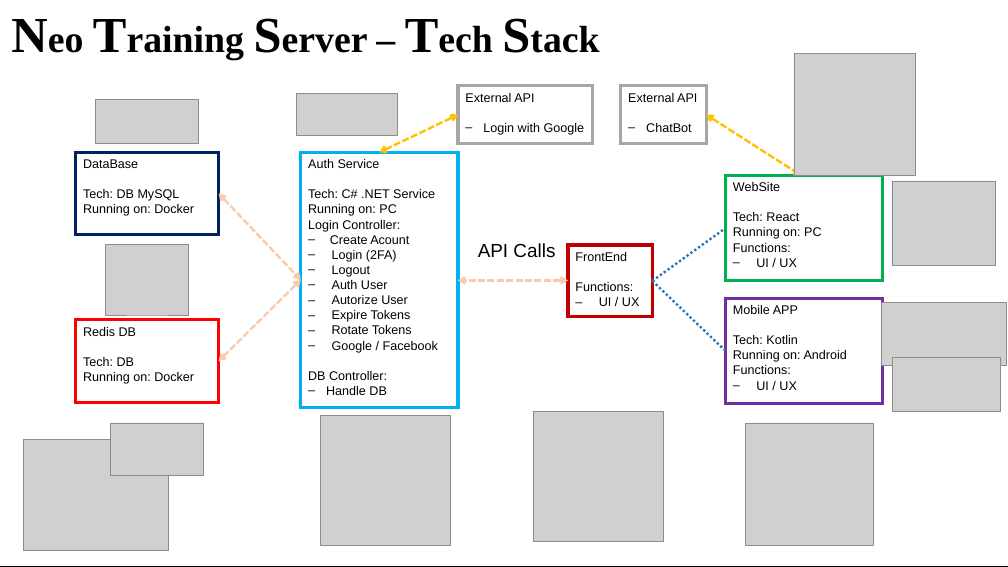
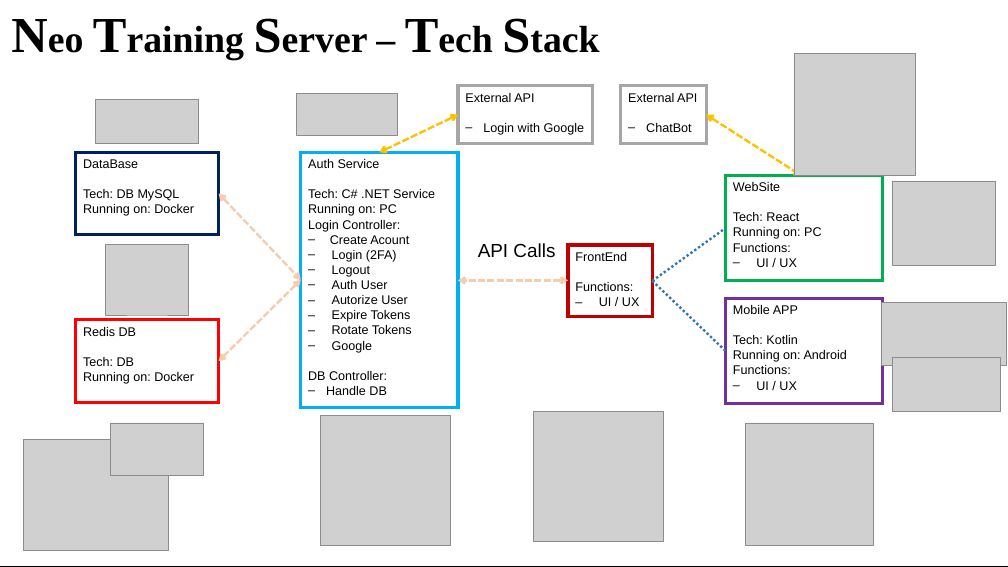
Before and after one commit to MK-Dragon/Neo-Training-Server, a slide deck: slide 1 of Docs/Arquitetura_Sistema_de_Informação.pptx. Drawn at 1008x567 pixels with LibreOffice and Linux fonts; fonts in the diff are those of the drawing; grey boxes stand for pictures. Boxes give left, top, right and bottom in pixels: in the first picture for what was removed or moved away, otherwise in the second. Text is boxed around its words. In the diff, an @@ line names an element or a change of style, - is before the commit and + after.

```diff
--- a/Docs/Arquitetura_Sistema_de_Informação.pptx
+++ b/Docs/Arquitetura_Sistema_de_Informação.pptx
@@ text in rectangle at (332,341,373,353): text changed @@
-– Google / Facebook
+– Google
```
Also in this commit, not shown: 10 other files.
